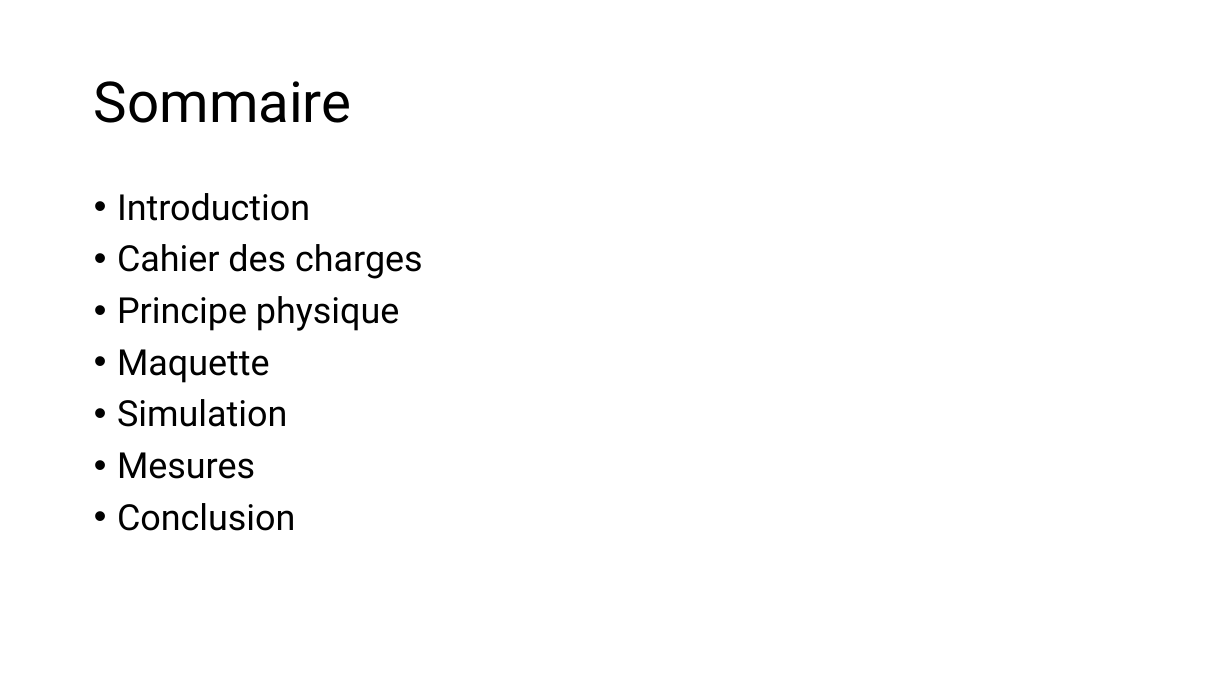
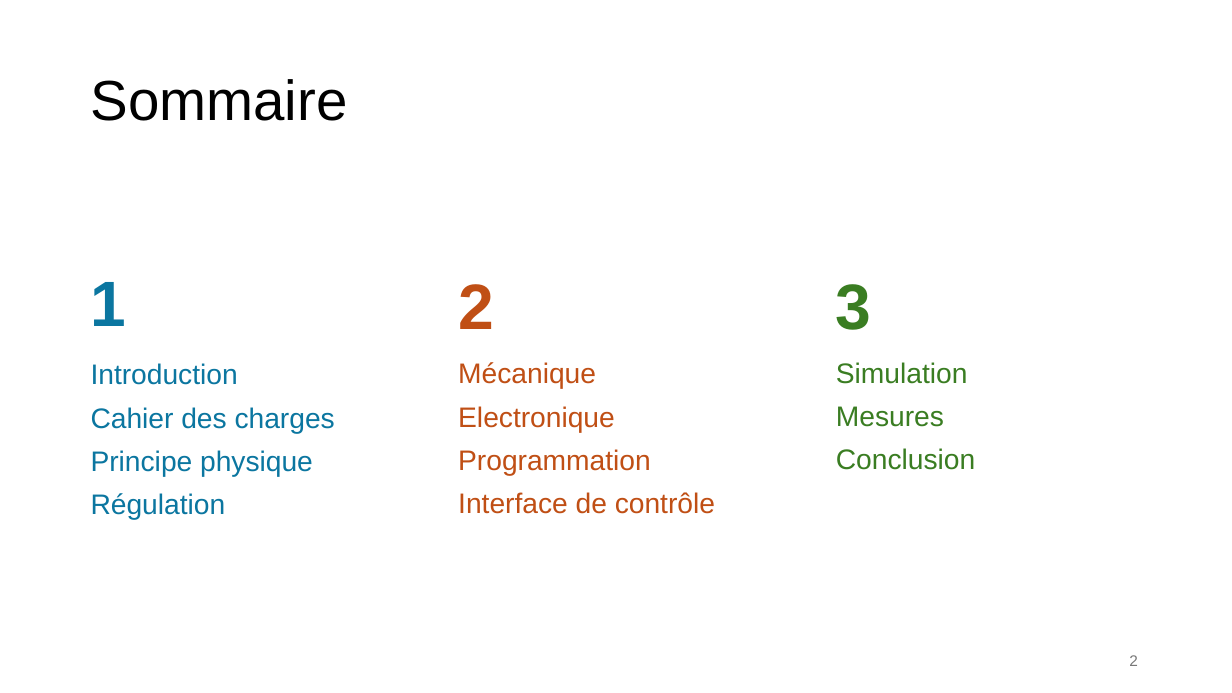
Before and after one commit to Ding-Jeremy/Self-Balancing-Bot, a slide deck: slide 2 of A_Documentation/Defense.pptx. Drawn at 1232x693 pixels with LibreOffice and Linux fonts; fonts in the diff are those of the drawing. Boxes give left, top, right and bottom in pixels: in the first picture for what was removed or moved away, otherwise in the second. Text is boxed around its words. In the diff, an @@ line names an element or a change of style, - is before the commit and + after.

```diff
--- a/A_Documentation/Defense.pptx
+++ b/A_Documentation/Defense.pptx
@@ title "Sommaire" at [91, 79, 348, 121]: font Roboto to Arial @@
@@ text "Introduction": place and size @@
-text "Introduction" at [117, 193, 423, 531]
+text "Introduction" at [91, 363, 335, 520]
@@ text "Introduction" at [91, 363, 335, 520]: vertical alignment top to middle @@
@@ text added at [90, 282, 126, 326], 50 pt, text #0B76A0, bold @@
+1
@@ text added at [458, 284, 494, 329], 50 pt, text #C04F15, bold @@
+2
@@ text added at [836, 284, 872, 330], 50 pt, text #3B7D23, bold @@
+3
@@ text at [91, 363, 335, 477]: size 28 to 22 pt, font Roboto to Arial, text colour #000000 to #0B76A0 in "Introduction", "Cahier des charges", "Principe physique"; bullet • to none @@
@@ text added at [458, 362, 715, 514], 22 pt, text #C04F15 @@
+Mécanique
+Electronique
+Programmation
+Interface de contrôle
@@ text added at [836, 362, 975, 470], 22 pt, text #3B7D23 @@
+Simulation
+Mesures
+Conclusion
@@ text at [91, 493, 226, 520]: text changed; size 28 to 22 pt; font Roboto to Arial; text colour #000000 to #0B76A0 @@
-• Maquette
-• Simulation
-• Mesures
-• Conclusion
+Régulation
@@ page number added at [1129, 655, 1138, 666], 12 pt, text #797979 @@
+2
```
Also in this commit, not shown: 4 other slides changed, 24 slides added, 14 other files.
